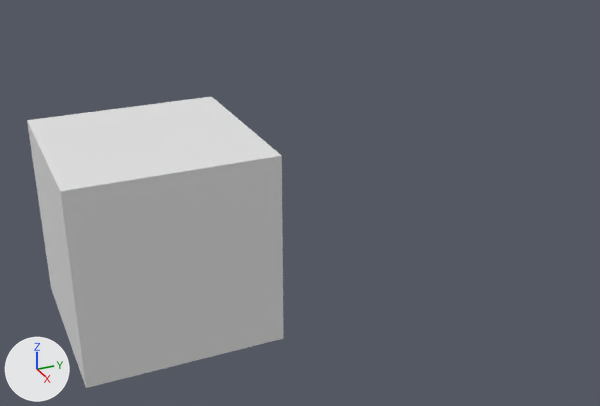
Renders of the Blender file bedroom.blend from each side of a commit.
One viewpoint serves both versions: a 50 mm camera at (7.6, -1.79, 3.79) aimed at (-0.41, 1.82, -0.22). Lighting does not change. The marker at lower left points along +X, +Y and +Z. The older version comes first.
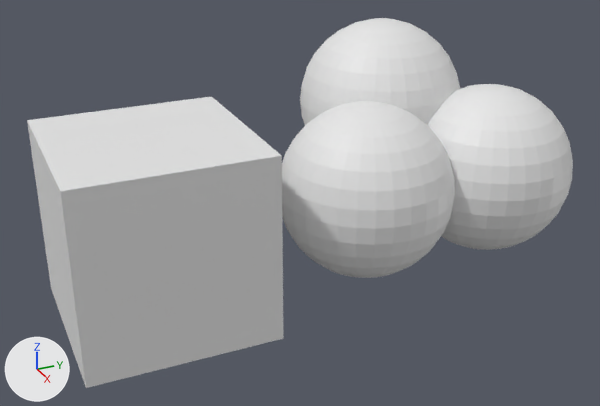
Where the change shows, as pixel boxes [x1, y1, x2, y2] in the pictures (600 x 406 px):
'Sphere', added
    after: [282, 101, 455, 278]
'Sphere.001', added
    after: [427, 84, 573, 250]
'Sphere.002', added
    after: [300, 18, 460, 125]

The edits, one by one:
Mesh me_sphere_002 is new.
It is a UV sphere (32 segments, 16 rings, poles along z) spanning x -1.0..1.0, y -1.0..1.0, z -1.0..1.0.
Object 'Sphere.002' (ob_sphere_002) is new; it shows me_sphere_002.
Its location is (-1.151, 3.249, 0.628).
Object 'Sphere.001' (ob_sphere_001) is new; it shows a copy of me_sphere_002.
Its location is (0.0, 4.104, 0.0).
Object 'Sphere' (ob_sphere) is new; it shows a copy of me_sphere_002.
Its location is (0.0, 2.45, 0.0).
